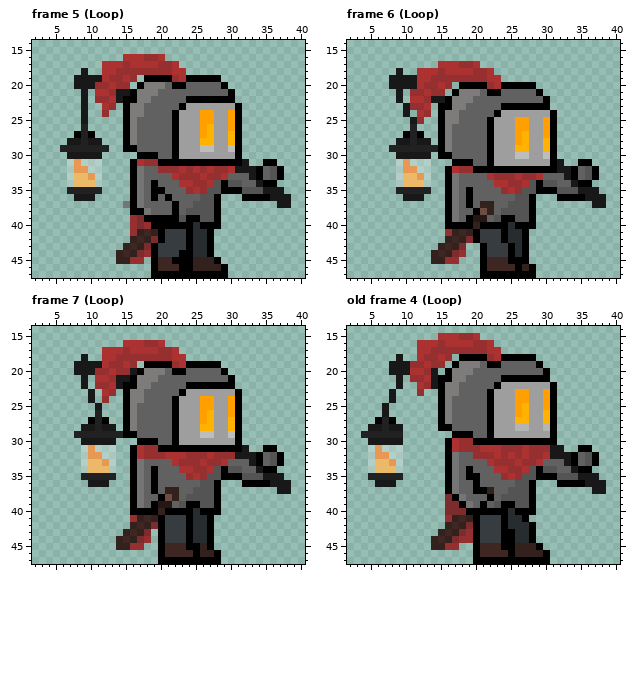
Pixel-art file: EverlastingRejuvenation_Art/Enemies/KnightEnemy/KnightAnimations.aseprite. Above is the file before it was changed.
48x48 pixels, 7 frames. Colours within 5 levels of each other are drawn and written as one. Shown: frame 5 (Loop): x 2..40, y 14..47; frame 6 (Loop): x 2..40, y 14..47; frame 7 (Loop): x 2..40, y 14..47; old frame 4 (Loop): x 2..40, y 14..47. The commit also changed other frames, which this record leaves out.
New version:
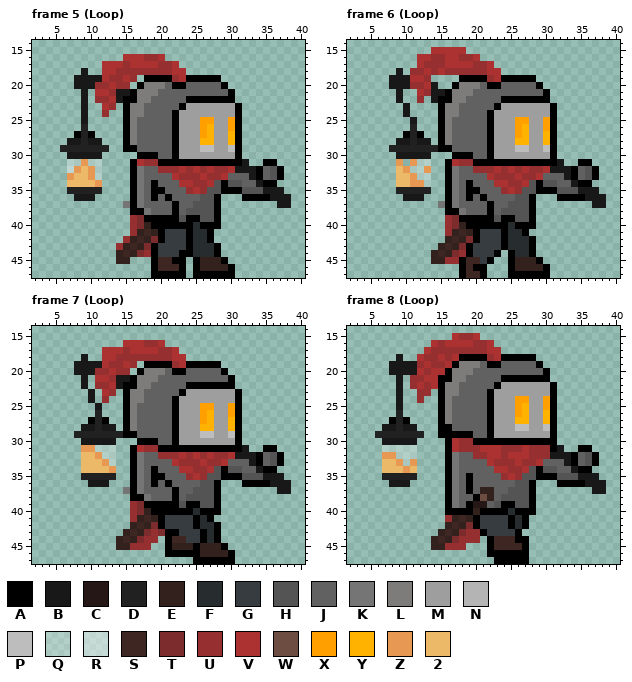
Palette (. is transparent): A #000000  B #181818  C #241715  D #212121  E #33211e  F #272c2e  G #363c3f  H #555454  J #616161  K #757575  L #7e7b7b  M #9e9e9e  N #b4b4b4  P #bdbdbd  Q #ffffff44  R #ffffff76  S #3e2723  T #7c2c2c  U #963030  V #ac3232  W #6d4c41  X #ffa000  Y #ffb300  Z #e79954  2 #ebb967
A new or re-ordered frame is compared with the old frame closest to it.
The edit:
frames 7 -> 8
--- frame 5 (Loop), layers "Knight", "Lantern"
@@ x 24..32 @@
 23 MMMMMMMA.
-24 MMXXMMXA.
+24 MMMMMMMA.
 25 MMXXMMXA.
@@ x 5..13 @@
 30 ..BBBBB..
-31 ..QZQQQ..
-32 ..QZZQQ..
-33 ..Q22ZQ..
-34 ..Q222Q..
+31 ..QQZQQ..
+32 ..RZ2ZQ..
+33 ..Z22ZQ..
+34 ..2222Z..
 35 ..DDDDD..
@@ x 12..32 @@
 39 ....UTAAAAAHAAHHA....
-40 ....UTUAAAAAAFAAA....
+40 ....UTEAAAAAAFAAA....
 41 ....UESEAGGGAFFA.....
-42 ....ESETAGGGAFFA.....
-43 ...ESETAGGGGAFFA.....
-44 ..ESETUAGGGAAFFA.....
-45 ..EEUU.ASSAAAEEEA....
-46 .......ASSSAAEEEEA...
-47 .......AAAAAAAAAAA...
+42 ...UESETAGGGAFFA.....
+43 ..UESETAGGGGAFFFA....
+44 ..ESETUAGGGAAFFFA....
+45 ..EE...ASSAA.AEEEA...
+46 .......ASSSA.AEEEEA..
+47 .......AAAAA.AAAAAA..
--- frame 6 (Loop), layers "Knight", "Lantern"
@@ x 7..33 @@
 14 ...........................
-15 ...........................
-16 ...........................
-17 ........VVVUUV.............
-18 ..B..VVVUVVVVUUV...........
-19 .BBBBVVUUUUUUUUVV..........
-20 .BBBBVUUVU.AAAAUVAAAAA.....
-21 ..B.UUVUU.ALLLJAAJJJJJA....
-22 ..B.VVUBBALLLJJJJJJJJJJA...
-23 ...BUUV.AALLJJJJJAAAAAAA...
-24 ...B.VU.ALLJJJJJAMMMMMMMA..
-25 ....BU..ALLJJJJAMMMXXMMXA..
-26 ....D...ALJJJJJAMMMXXMMXA..
-27 ...ADA..ALJJJJJAMMMXYMMXA..
-28 ..BBDBB.ALJJJJJAMMMXYMMYA..
-29 .DDDDDDDALJJJJJAMMMYYMMYA..
-30 ..BBBBB.AAJJJJJAMMMPPMMPA..
-31 ..QZQQQ...AAAJJAMMMMMMMMAB.
-32 ..QZZQQ..AVUUAAAAAAAAAAAABB
-33 ..Q22ZQ..AKJJJJVUUUVUUVJJJB
-34 ..Q222Q..AKJJJJJVVUUVHAHHJJ
-35 ..DDDDD..AKJAJJJJUVUHHAAAHH
-36 ...BBB...AKJAJJJJJJHHA...AA
-37 .........AKJAJEEJJHHHA.....
-38 .........AKJJAWEJHHHHA.....
-39 .........AKJACCJHAAHHA.....
-40 .........AAAAEAAAAFAAA.....
+15 .......VVVVV...............
+16 .....VVUUVVUUV.............
+17 .....VUUUVVVVUUV...........
+18 ..B.UUVUVUUUUUUVV..........
+19 .BBBVVU....AAAAUVAAAAA.....
+20 .BBBUUVB..ALLLJAAJJJJJA....
+21 ..B..VUBBALLLJJJJJJJJJJA...
+22 ..B..U.BAALLJJJJJAAAAAAA...
+23 ...B....ALLJJJJJAMMMMMMMA..
+24 ...B....ALLJJJJAMMMMMMMMA..
+25 ....B...ALJJJJJAMMMXXMMXA..
+26 ....D...ALJJJJJAMMMXYMMXA..
+27 ...ADA..ALJJJJJAMMMXYMMYA..
+28 ..BBDBB.ALJJJJJAMMMYYMMYA..
+29 .DDDDDDDAAJJJJJAMMMPPMMPA..
+30 ..BBBBB...AAAJJAMMMMMMMMA..
+31 ..Z.ZQQ..AVUUAAAAAAAAAAAAB.
+32 ..2ZQQZ..AKJJUUUVUVUVUUVBBB
+33 ..22ZQQ..AKJJJJVUUUVUUVJJJB
+34 ..22ZZQ..AKJAJJJVVUUVHAHHJJ
+35 ..DDDDD..AKJAAJJJUVUHHAAAHH
+36 ...BBB...AKJAJAJJJJHHA...AA
+37 ........KAKJJJJAJJHHHA.....
+38 .........AAKJJJAJHHHHA.....
+39 .........UTAAAAAHAAHHA.....
+40 .........UTEAAAAAAFAAA.....
 41 .........UESEAGGGAFFA......
-42 .........ESETAGGGAFFA......
-43 ........ESET..AGGGAFA......
-44 .......ESETU..AGGGAFA......
-45 .......EEUU...ASSSAAA......
-46 ..............ASSSSAEA.....
-47 ..............AAAAAAAA.....
+42 .........ESETAGGGAFFFA.....
+43 ........ESETAGGGGAFFFA.....
+44 .......ESETUAGGGA.AFFA.....
+45 .......EEUUASSGA..AEEEA....
+46 ...........ASAA...AEEEEA...
+47 ...........ASSA...AAAAAA...
--- frame 7 (Loop), layers "Knight", "Lantern"
@@ x 14..18 @@
 19 UVU.A
-20 UUBAL
+20 UU.AL
 21 BBALL
@@ x 24..32 @@
 23 MMMMMMMA.
-24 MMXXMMXA.
+24 MMMMMMMA.
 25 MMXXMMXA.
@@ x 7..32 @@
 30 ..BBBBB...AAAJJAMMMMMMMMA.
-31 ..QZQQQ..AVUUAAAAAAAAAAAAB
-32 ..QZZQQ..AVUUUVVVUUUVUUUBB
-33 ..Q22ZQ..AKJJJJVUUUVUUVJJJ
-34 ..Q222Q..AKJAJJJVVUUVHAHHJ
-35 ..DDDDD..AKJAJJJJUVUHHAAAH
-36 ...BBB...AKJAJJJJJJHHA...A
-37 .........AKJAJEEJJHHHA....
-38 .........AKJJAWEJHHHHA....
-39 .........AKJACCJHAAHHA....
-40 .........AAAAEAAAAFAAA....
-41 .........UESEAGGGAFFA.....
-42 .........ESETAGGGAFFA.....
-43 ........ESET.AGGGAFFA.....
-44 .......ESETU.AGGGAFFA.....
-45 .......EEUU..ASSSAAEA.....
-46 .............ASSSSAEEA....
-47 .............AAAAAAAAA....
+31 ..ZZQQQ..AVUUAAAAAAAAAAAAB
+32 ..22ZQQ..AKJJUUUVUVUVUUVBB
+33 ..222ZQ..AKJJJJVUUUVUUVJJJ
+34 ..2222Z..AKJAJJJVVUUVHAHHJ
+35 ..DDDDD..AKJAAJJJUVUHHAAAH
+36 ...BBB...AKJAJAJJJJHHA...A
+37 ........KAKJJJJAJJHHHA....
+38 .........AAKJJJAJHHHHA....
+39 .........UTAAAAAHAAHHA....
+40 .........UTEAAAAAAFAAA....
+41 .........UESEAGGGGAFA.....
+42 .........ESETAGGGGAFFA....
+43 ........ESETUTAAGGGAFA....
+44 .......ESETUU.ASSGGAFA....
+45 .......EEUUU..AEEEAEEEA...
+46 ..............AAAAAEEEEA..
+47 ..................AAAAAA..
--- frame 8 (Loop) is new; against old frame 4 (Loop), layers "Knight", "Lantern"
@@ x 2..40 @@
 14 .......................................
-15 .............VVVUUV....................
-16 ..........VVVUVVVVUUV..................
-17 ..........VVUUUUUUUUVV.................
-18 .......B..VUUVU.AAAAUVAAAAA............
-19 ......BBBUUVUU.ALLLJAAJJJJJA...........
-20 ......BBBVVUB.ALLLJJJJJJJJJJA..........
-21 .......B.UUVBAALLJJJJJAAAAAAA..........
-22 .......B..VUBALLJJJJJAMMMMMMMA.........
-23 ......B...U..ALLJJJJAMMMXXMMXA.........
-24 ......B......ALJJJJJAMMMXXMMXA.........
-25 .....B.......ALJJJJJAMMMXYMMXA.........
-26 .....B.......ALJJJJJAMMMXYMMYA.........
-27 ....ADA......ALJJJJJAMMMYYMMYA.........
-28 ...BBDBB.....AAJJJJJAMMMNNMMNA.........
-29 ..DDDDDD.......AAAJJAMMMMMMMMA.........
-30 ...BBBBB......AVUUAAAAAAAAAAAA.........
-31 ...QZQQQ......AVUUUVVVUUUVUUUBB..AA....
-32 ...QZZQQ......AKJJUUUVUVUVUUVBBBAJHA...
-33 ...Q22ZQ......AKJJJJVUUUVUUVJJJBAJHA...
-34 ...Q222Q......AKJAJJJVVUUVHAHHJJBAA....
-35 ...DDDDD......AKJAAJJJUVUHHAAAHHHBBB...
-36 ....BBB.......AKJJAJJJJJHHA...AAAABBB..
-37 ..............AKJJAAEJJHHHA........BB..
-38 ..............TAKJJJAJHHHHA............
-39 ..............TTAKJAJHAAHHA............
-40 ..............TTTAAAAAAFAAA............
-41 ..............UESEAGGGAFFA.............
-42 ..............ESETAGGGAFFFA............
-43 .............ESETUAGGGAAFFA............
-44 ............ESETUUAGGGAAFFA............
-45 ............EEUU..ASSSAAEEEA...........
-46 ..................ASSSSAEEEEA..........
-47 ..................AAAAAAAAAAA..........
+15 ...............VUUV....................
+16 ............VUVVVVUUV..................
+17 ...........VUUUUUUUUVV.................
+18 .......B..VUUVUVAAAAUVAAAAA............
+19 ......BBBBUVUUVALLLJAAJJJJJA...........
+20 ......BBBBVUVVALLLJJJJJJJJJJA..........
+21 .......B.UUVVAALLJJJJJAAAAAAA..........
+22 .......B.UVUVALLJJJJJAMMMMMMMA.........
+23 .......B..UU.ALLJJJJAMMMMMMMMA.........
+24 .......B..U..ALJJJJJAMMMXXMMXA.........
+25 .......B.....ALJJJJJAMMMXYMMXA.........
+26 .......D.....ALJJJJJAMMMXYMMYA.........
+27 ......ADA....ALJJJJJAMMMYYMMYA.........
+28 .....BBDBB...AAJJJJJAMMMPPMMPA.........
+29 ....DDDDDDD..AAAAAJJAMMMMMMMMA.........
+30 .....BBBBB....AVUUAAAAAAAAAAAA.........
+31 .....QQQQQ....AVUUUVVVUUUVUUUAB..AA....
+32 .....ZZQQQ....AKJJUUVVUVVVUUUBBBAJHA...
+33 .....22ZQZ....AKJJJJVUUUVUUVJJJBAJHA...
+34 .....222Z2....AKJJJJJVVUUVHAHHJJBAA....
+35 .....DDDDD....AKJAJJJJUVUHHAAAHHHBBB...
+36 ......BBB.....AKJAJJJJJJHHA...AAAABBB..
+37 ..............AKJAJEEJJHHHA........BB..
+38 ..............AKJJAWEJHHHHA............
+39 ..............AKJACCJHAAHHA............
+40 ..............AAAAEAAAAFAAA............
+41 ..............UESEAGGGGAFA.............
+42 ..............ESETAGGGGAFA.............
+43 .............ESETUUAGGGGA..............
+44 ............ESETUUU.ASSSAA.............
+45 ............EEUUU...ASSSSA.............
+46 ....................AAAAAA.............
+47 .....................AAAAA.............
